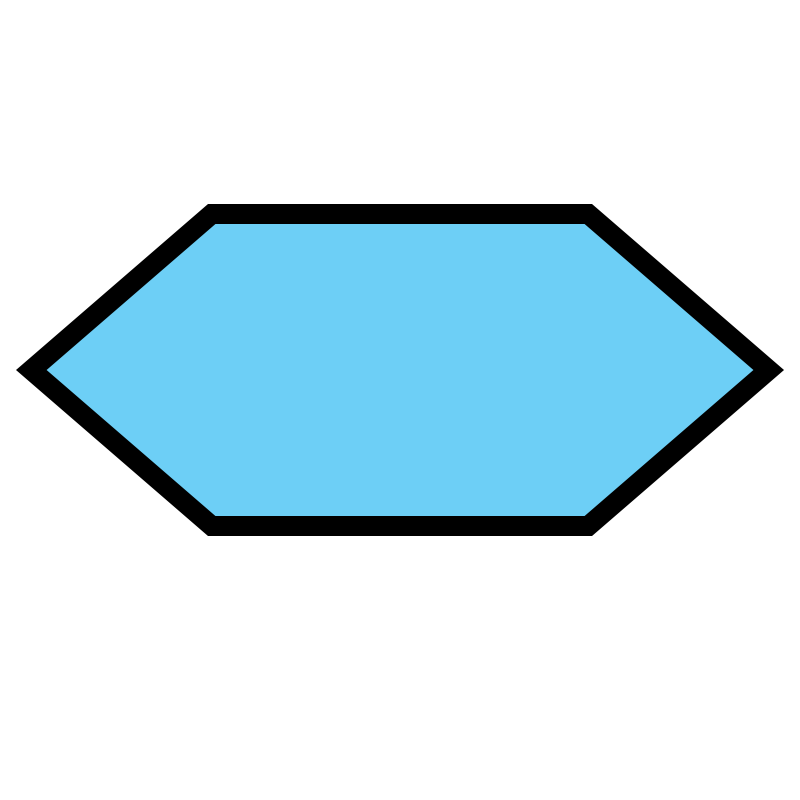
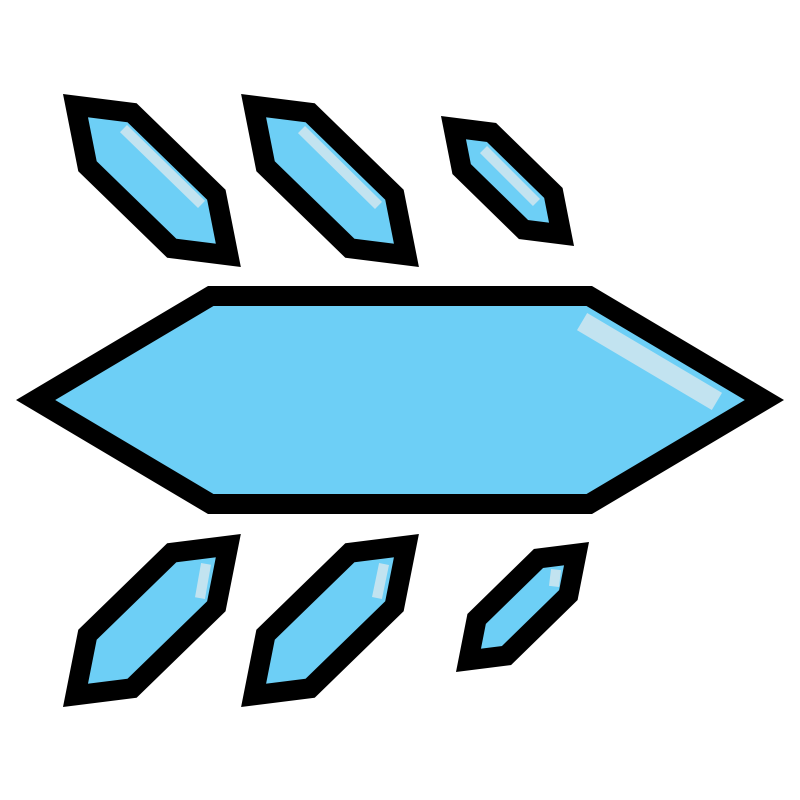
Revision of a layered 800 x 800 image; what changed, layer by layer:
added layer "Shape 7" above "Shape 6" over [left=195, top=563, right=211, bottom=599]
added layer "Shape 6" above "Shape 5" over [left=372, top=563, right=389, bottom=599]
added layer "Shape 5" above "Shape 4" over [left=549, top=569, right=561, bottom=587]
added layer "Shape 4" above "Shape 3" over [left=120, top=125, right=205, bottom=208]
added layer "Shape 3" above "Shape 2" over [left=298, top=126, right=382, bottom=209]
added layer "Shape 2" above "Shape 1" over [left=480, top=146, right=540, bottom=206]
added layer "Shape 1" above "Polygon 2 copy 3" over [left=577, top=313, right=722, bottom=410]
added layer "Polygon 2 copy 3" above "Polygon 2 copy 2" over [left=63, top=534, right=589, bottom=707]
added layer "Polygon 2 copy 2" above "Polygon 1" over [left=63, top=94, right=574, bottom=267]
painted on "Polygon 1" over [left=16, top=204, right=784, bottom=536]
